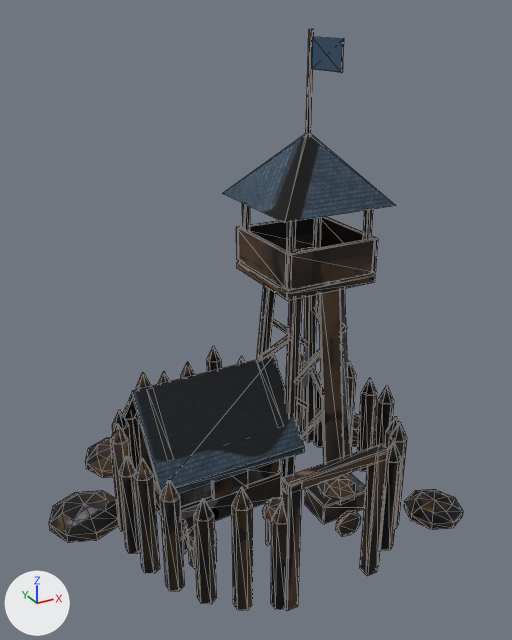
An edit to the glTF model public/models/wacht_outpost.glb, drawn before and after from the same camera.
Before and after are seen from a 50 mm camera at (-3.77, -6.79, 6.11) aimed at (0.08, 0.21, 2.62). Arrows for +X, +Y and +Z are at lower left; the lights stay in place. The older version comes first. Mesh edges are drawn as thin lines. Vertices at exactly the same position are counted once.

Objects in the first picture: 'Fahne1', 'wacht_outpost'.
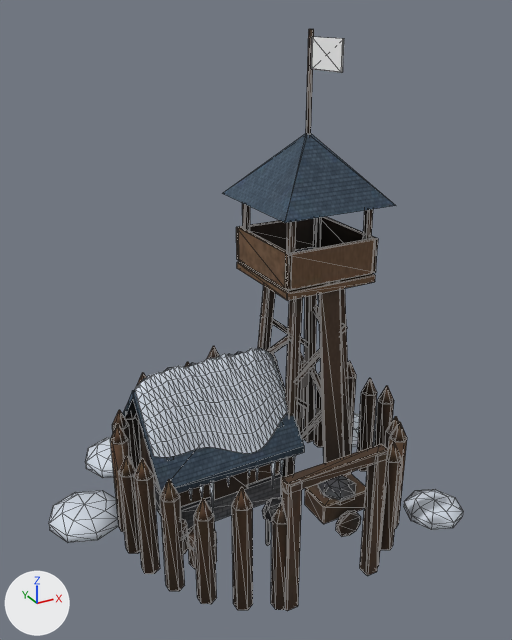
Location of each change, (x1, y1, x2, y2) in pixels of the pictures (512 x 640 px):
'wacht_outpost', reshaped (28% narrower): before (49, 29, 463, 611); after (110, 29, 407, 611)
'Schnee', added: after (49, 348, 463, 543)
'Fahne1', recoloured (dark blue to white): (311, 37, 344, 73) in both
part 1 of me_pfahl, deleted: before (85, 437, 114, 478)
part 2 of me_pfahl, deleted: before (404, 489, 463, 530)
part 3 of me_pfahl, deleted: before (49, 490, 119, 543)
part 4 of me_pfahl, deleted (mostly hidden): before (352, 413, 360, 447)
part 5 of me_pfahl, surface changed: (110, 30, 407, 610) in both

What changed in the scene script:
```text
Change mat_tuch:
    mat_tuch.base_color: (0.0343, 0.0802, 0.144) -> (1.0, 1.0, 1.0)  # dark blue #34506a -> white #ffffff
Add mat_schnee:
    mat_schnee = principled_material('Schnee')
    mat_schnee.base_color = (0.665, 0.723, 0.807)  # white #d5dde8
Change me_pfahl:
    used by ob_wacht_outpost; location = (0.0, 0.0, 0.0)
    remove me_pfahl.from_pydata(...)  # 1542 vertices, 2956 faces; spans x -2.58..2.58, y -1.78..2.53, z -0.18..5.9
    add me_pfahl.from_pydata(...)  # 1372 vertices, 2636 faces; spans x -1.85..1.85, y -1.78..1.85, z -0.04..5.9
    me_pfahl part 1: the loose piece of 34 vertices spanning x -1.78..-0.82, y 1.52..2.48, z -0.18..0.18 is deleted
    me_pfahl part 2: the loose piece of 34 vertices spanning x 1.62..2.38, y -1.58..-0.82, z -0.14..0.14 is deleted
    me_pfahl part 3: the loose piece of 34 vertices spanning x -2.58..-1.62, y 0.42..1.38, z -0.18..0.18 is deleted
    me_pfahl part 4: the loose piece of 34 vertices spanning x 1.62..2.58, y 0.52..1.48, z -0.18..0.18 is deleted
    me_pfahl part 5: 2626 kept faces spanning x -1.85..1.85, y -1.78..1.85, z -0.04..5.9 get new texture (UV) coordinates
    other edits to the shape of me_pfahl do not show in these pictures
Add me_schneedecke:
    me_schneedecke.from_pydata(...)  # 734 vertices, 1268 faces; spans x -2.58..2.58, y -1.58..2.53, z -0.18..2.07
    me_schneedecke.materials.append(mat_schnee)  # white #d5dde8
Add ob_schnee:
    ob_schnee = bpy.data.objects.new('Schnee', me_schneedecke)
    ob_schnee.location = (0.0, 0.0, 0.0)
```
